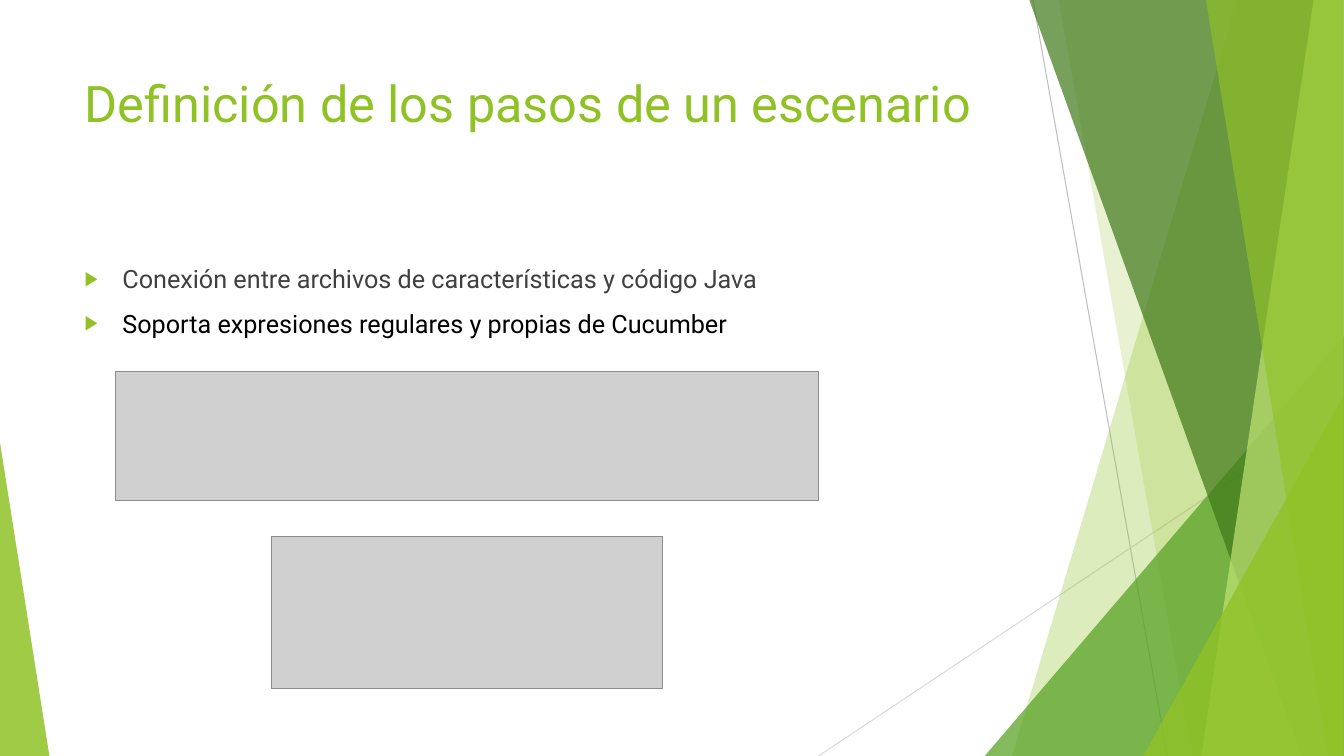
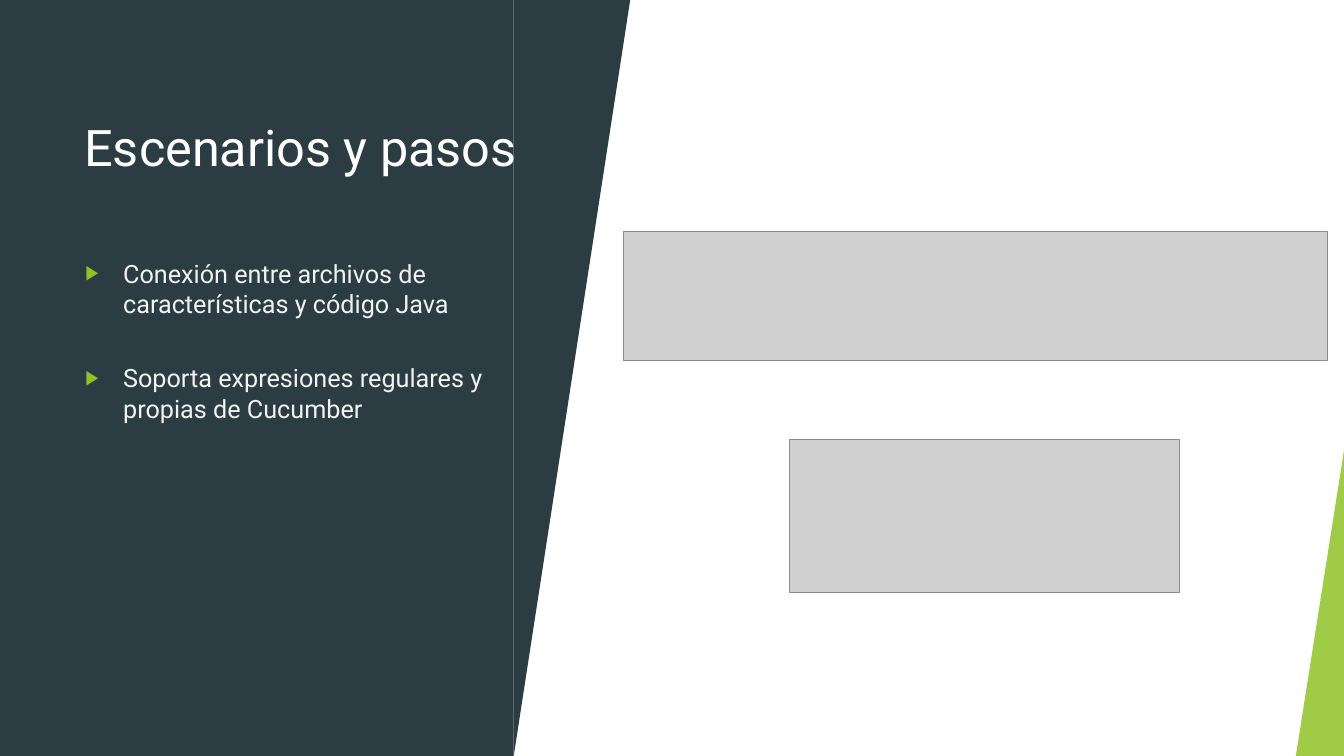
Before and after one commit to The-Fellowship-of-Code/bdd-with-cucumber, a slide deck: slide 8 of slides.pptx. Drawn at 1344x756 pixels with LibreOffice and Linux fonts; fonts in the diff are those of the drawing; grey boxes stand for pictures. Boxes give left, top, right and bottom in pixels: in the first picture for what was removed or moved away, otherwise in the second. Text is boxed around its words. In the diff, an @@ line names an element or a change of style, - is before the commit and + after.

```diff
--- a/slides.pptx
+++ b/slides.pptx
@@ rectangle added at (x1=0, y1=0, x2=1344, y2=756), fill #FFFFFF @@
@@ rectangle added at (x1=0, y1=0, x2=514, y2=756), fill #2C3C43 @@
@@ triangle added at (x1=514, y1=0, x2=631, y2=756), fill #2C3C43 @@
@@ line removed from (1033, 0) to (1168, 756) @@
@@ title removed at (x1=85, y1=83, x2=971, y2=133) @@
-Definición de los pasos de un escenario
@@ title added at (x1=84, y1=120, x2=516, y2=178), 36 pt, text #FFFFFF @@
+Escenarios y pasos
@@ picture moved from (x1=115, y1=371, x2=819, y2=500) to (x1=624, y1=232, x2=1328, y2=361) @@
@@ text "Conexión entre archivos de características ..." at (x1=123, y1=264, x2=482, y2=423): text colour #404040 to #F2F2F2 in "Conexión entre archivos de características y código ..."; text colour #000000 to #F2F2F2 in "Soporta expresiones regulares y propias de Cucumber" @@
@@ line removed from (1344, 406) to (819, 756) @@
@@ group added at (x1=0, y1=0, x2=1344, y2=756): 5 freeform shapes, 3 triangles, 2 lines @@
@@ picture moved from (x1=272, y1=536, x2=663, y2=689) to (x1=789, y1=440, x2=1181, y2=592) @@
@@ triangle added at (x1=1297, y1=443, x2=1344, y2=756), fill #90C226 at 85% opacity @@
```
Also in this commit, not shown: 9 other slides changed, 2 slides added, 2 slides removed.
